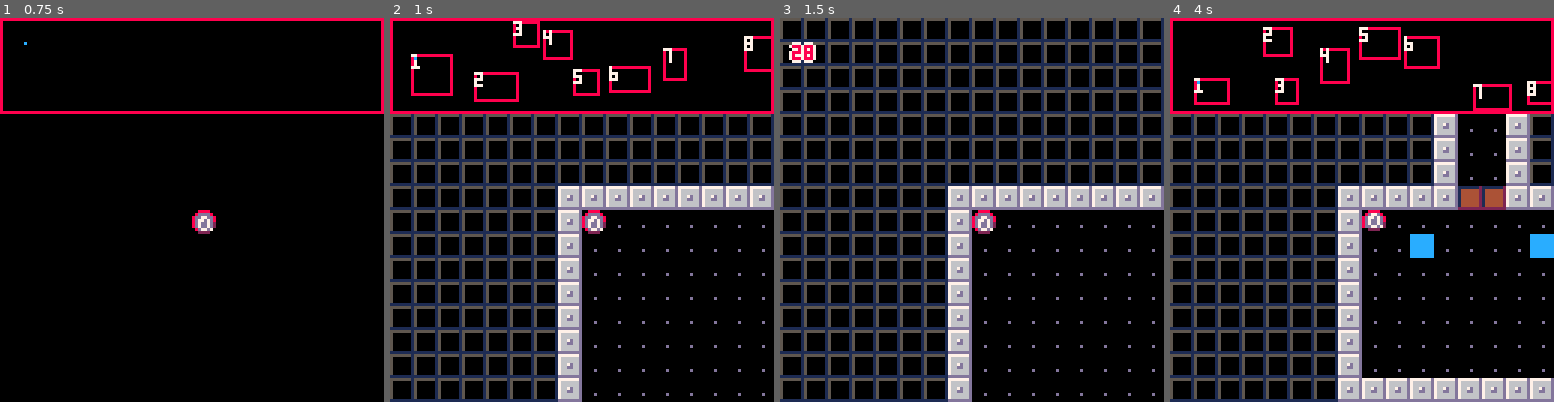
Above: before the commit, frames 1-4 (left to right).
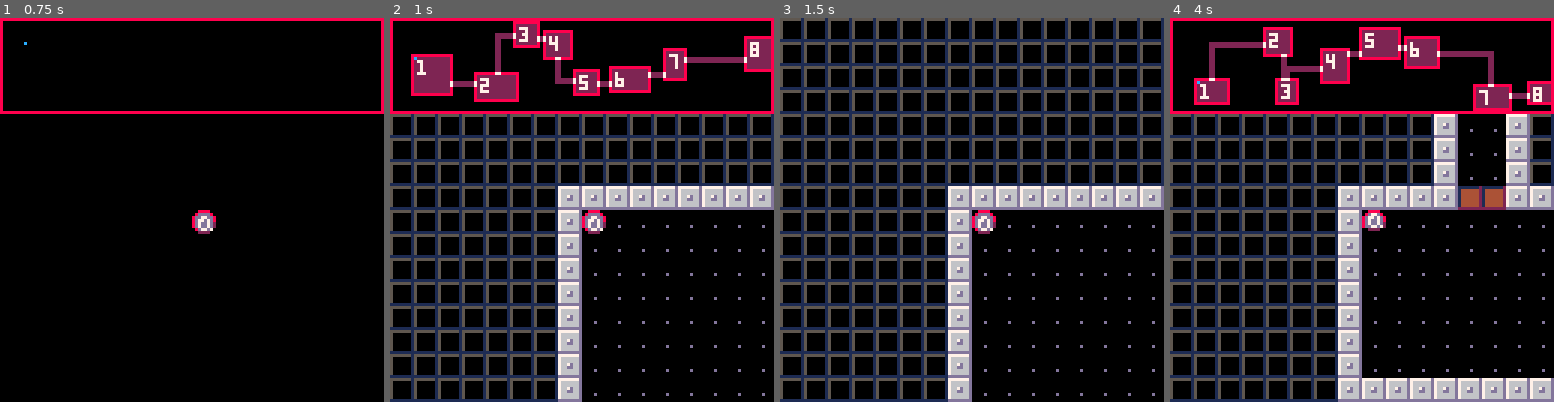
Above: after the commit, the same moments.

Repository: eduszesz/shmup
Game: PICO-8 cartridge rooms.p8
Same seed, same stepped clock (60 frames per second), same inputs: the game is played once before the commit and once after it.
Inputs:
- Up to frame 1 (0.75 s): tap X (X key) at 0.33 s; tap O (Z key) at 0.7 s
- Up to frame 2 (1 s): no input
- Up to frame 3 (1.5 s): tap X (X key) at 1.07 s
- Up to frame 4 (4 s): hold Right 1.6-2.1 s; tap O (Z key) every 0.4 s from 1.7 to 3.7 s; tap X (X key) at 1.85, 2.97 s; hold Up 2.15-2.42 s; hold Right 2.47-3.03 s; hold Left 3.08-3.58 s; hold Down 3.63-3.97 s

Frame 1 is identical in both runs. In frame 2, 4.8% of the frame differs, in the area x 5-100%, y 0-22%; in frame 3, 0.3%; in frame 4, 5.5%, in the area x 6-100%, y 2-63%.

Commit message:
minimap and doors corrections

Diff:
--- a/rooms.p8
+++ b/rooms.p8
@@ -8,6 +8,7 @@
 	ways={}
 	doors={}
 	tledoors={}
+	tleways={}
 	auxt={}
 	map_w=1024
 	map_h=256
@@ -182,6 +183,7 @@
 	end
 	--test()
 	setdoors()
+	getways()
 
 end
 
@@ -201,6 +203,8 @@
 	rooms={}
 	ways={}
 	doors={}
+	tledoors={}
+	tleways={}
 	for x=0,127 do
 		for y=0,31 do
 			mset(x,y,0)
@@ -342,6 +346,17 @@
 	auxt={x1,y1,x2,y2}
 end
 
+function getways()
+	for x=0,127 do
+		for y=0,31 do
+			if mget(x,y)==2 then
+				local w={x=x,y=y}
+				add(tleways,w)
+			end
+		end
+	end
+end
+
 function setdoors()
 	for x=0,127 do
 		mset(x,0,1)
@@ -396,22 +411,22 @@
 				add(dr,{x=ix+w,y=y+iy})
 			end
 		end
-		if #du<5 then
+		if #du<6 then
 			for d in all(du) do
 				mset(d.x,d.y,4)
 			end
 		end
-		if #db<5 then
+		if #db<6 then
 			for d in all(db) do
 				mset(d.x,d.y,4)
 			end
 		end
-		if #dl<5 then
+		if #dl<6 then
 			for d in all(dl) do
 				mset(d.x,d.y,4)
 			end
 		end
-		if #dr<5 then
+		if #dr<6 then
 			for d in all(dr) do
 				mset(d.x,d.y,4)
 			end
@@ -425,22 +440,9 @@
 			end
 		end
 	end
-	debug[1]=#tledoors
+
 	for d in all(tledoors) do
 		local sum=0
-		--[[
-		if mget(d.x+1,d.y)==2 then
-			sum+=1
-		end
-		if mget(d.x-1,d.y)==2 then
-			sum+=1
-		end
-		if mget(d.x,d.y+1)==2 then
-			sum+=1
-		end
-		if mget(d.x,d.y-1)==2 then
-			sum+=1
-		end]]
 
 		for i=-1,1,2 do
 			if mget(d.x+i,d.y)==2 then
@@ -534,13 +536,24 @@
 	local i=1
 	rectfill(x,y,x+127,y+31,0)
 	rect(x,y,x+127,y+31,8)
+	for w in all(tleways) do
+		local wx=w.x+x
+		local wy=w.y+y
+		pset(wx,wy,2)
+	end
 	for r in all(rooms) do
 		local rx=r.x+x
 		local ry=r.y+y
 		rect(rx,ry,rx+r.x2,ry+r.y2,8)
-		print(i,rx,ry,7)
+		print(i,rx+2,ry+2,7)
 		i+=1
 	end
+	for d in all(tledoors) do
+		local dx=d.x+x
+		local dy=d.y+y
+		pset(dx,dy,7)
+	end
+
 	pset(x+flr(p.x/8),y+flr(p.y/8),12)
 
 end
